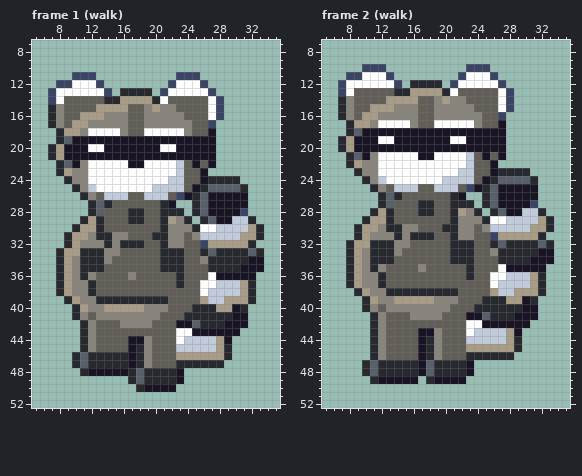
A pixel-art file gets an edit: art/animals/snatch-raccoon@94.aseprite. The picture above was drawn from the file before the commit.
36x53 pixels, 18 frames. Shown: frame 1 (walk): x 5..35, y 7..52; frame 2 (walk): x 5..35, y 7..52. The commit also changed other frames, which this record leaves out.
Now the later version:
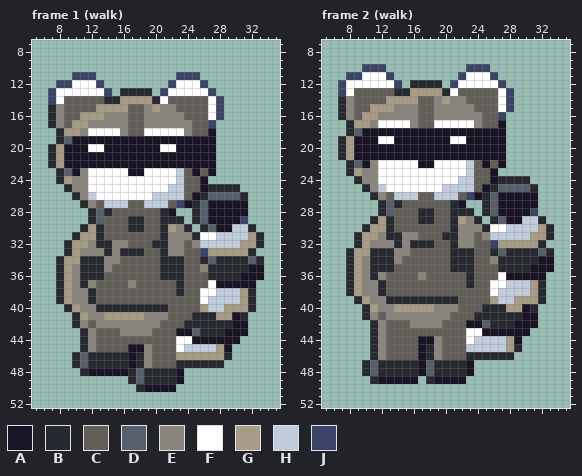
Palette (. is transparent): A #181425  B #26292f  C #625e58  D #57606a  E #8a857c  F #ffffff  G #a99c86  H #c0cbdc  J #3a4466
What changed:
--- frame 1 (walk)
@@ x 5..35 @@
 21 ..BGAAAAAAAAAAAAAAAAAAA........
-22 ...BDAEFFFFFAAFFFFHCACA........
-23 ...BGEEFFFFFFFFFFFHCCA.........
-24 ....BEEFFFFFFFFFFHHCCABBBB.....
-25 .....BEHFFFFFFFHHHHCABDDDDB....
-26 ......BECHHHCCHHHCJABDAAAAA....
-27 .......BDBCCCCCCBA..BDAAAAA....
-28 .......BDCCCBBCCBBB.BDAAAAJ....
-29 ......BGBCCCBBCCBGEB.BDAAHHB...
-30 .....BGGBCCCCCCCBEEEBFFHHHHGB..
-31 ....BGGEBBEECCCBBEECEHHHHHGGB..
-32 ....BGEEEBEBBBCCBEECCJGGGGGB...
-33 ...BGGBBBEECCCCCBBBCCBDBBBBDB..
-34 ...BGEBBBECCCCCCBBBCCEBBBBBAA..
-35 ...BGEBBBCCCCCCCBBBCCCBBBBAAA..
-36 ...BGEBECCCCECCCCCBCCCFAAAAA...
-37 ...BGEEBCCCCCCCCCCBCCFFHHHGB...
-38 ...BGEEBCCCCCCCCCCCCCFHHHHGB...
-39 ....BGEEBBBBBBBBBCCCCGHHGGGB...
-40 .....BGEEGGGGGEEECCCBBBGGAB....
-41 .....BECEEEEEEEECCCBBBBBBAA....
-42 ......BECCCEEEECCCAADBBBAAA....
-43 ......BECCCCCCCCCCFFAAAAAA.....
-44 ......BECCCCAAECCCFHHHHGA......
-45 ......BECCCCABECCCHHHHHGB......
+22 ..BGAAAAAAAAAAAAAAAAAAA........
+23 ...BDAEFFFFFAAFFFFHCACA........
+24 ...BGEEFFFFFFFFFFFHCCA.........
+25 ....BEEFFFFFFFFFFHHCCABBBB.....
+26 .....BEHFFFFFFFHHHHCABDDDDB....
+27 ......BECHHHCCHHHCJABDAAAAA....
+28 .......BDBCCCCCCBA..BDAAAAA....
+29 .......BDCCCBBCCBBB.BDAAAAJ....
+30 ......BGBCCCBBCCBGEB.BDAAHHB...
+31 .....BGGBCCCCCCCBEEEBFFHHHHGB..
+32 ....BGGEBBEECCCBBEECEHHHHHGGB..
+33 ....BGEEEBEBBBCCBEECCJGGGGGB...
+34 ...BGGBBBEECCCCCBBBCCBDBBBBDB..
+35 ...BGEBBBECCCCCCBBBCCEBBBBBAA..
+36 ...BGEBBBCCCCCCCBBBCCCBBBBAAA..
+37 ...BGEBECCCCECCCCCBCCCFAAAAA...
+38 ...BGEEBCCCCCCCCCCBCCFFHHHGB...
+39 ...BGEEBCCCCCCCCCCCCCFHHHHGB...
+40 ....BGEEBBBBBBBBBCCCCGHHGGGB...
+41 .....BGEEGGGGGEEECCCBBBGGAB....
+42 .....BECEEEEEEEECCCBBBBBBAA....
+43 ......BECCCEEEECCCAADBBBAAA....
+44 ......BECCCCCCCCCCFFAAAAAA.....
+45 ......BECCCCAAECCCFHHHHGA......
 46 .....BDBBBBBABECCCGGGGGGB......
--- frame 2 (walk)
@@ x 5..35 @@
 20 ..BGAAAAAAAAAAAAAAAAAAA........
-21 ...BDAEFFFFFAAFFFFHCACA........
-22 ...BGEEFFFFFFFFFFFHCCA.........
-23 ....BEEFFFFFFFFFFHHCCABBBB.....
-24 .....BEHFFFFFFFHHHHCABDDDDB....
-25 ......BECHHHCCHHHCJABDAAAAA....
-26 .......BDBCCCCCCBA..BDAAAAA....
-27 .......BDCCCBBCCBBB.BDAAAAJ....
-28 ......BGBCCCBBCCBGEB.BDAAHHB...
-29 .....BGGBCCCCCCCBEEEBFFHHHHGB..
-30 ....BGGEBBEECCCBBEECEHHHHHGGB..
-31 ....BGEEEBEBBBCCBEECCJGGGGGB...
-32 ...BGGBBBEECCCCCBBBCCBDBBBBDB..
-33 ...BGEBBBECCCCCCBBBCCEBBBBBAA..
-34 ...BGEBBBCCCCCCCBBBCCCBBBBAAA..
-35 ...BGEBECCCCECCCCCBCCCFAAAAA...
-36 ...BGEEBCCCCCCCCCCBCCFFHHHGB...
-37 ...BGEEBCCCCCCCCCCCCCFHHHHGB...
-38 ....BGEEBBBBBBBBBCCCCGHHGGGB...
-39 .....BGEEGGGGGEEECCCBBBGGAB....
-40 .....BECEEEEEEEECCCBBBBBBAA....
-41 ......BECCCEEEECCCAADBBBAAA....
-42 ......BECCCCCCCCCCFFAAAAAA.....
-43 ......BECCCCAAECCCFHHHHGA......
-44 ......BECCCCABECCCHHHHHGB......
-45 ......BECCCCABECCCGGGGGGB......
+21 ..BGAAAAAAAAAAAAAAAAAAA........
+22 ...BDAEFFFFFAAFFFFHCACA........
+23 ...BGEEFFFFFFFFFFFHCCA.........
+24 ....BEEFFFFFFFFFFHHCCABBBB.....
+25 .....BEHFFFFFFFHHHHCABDDDDB....
+26 ......BECHHHCCHHHCJABDAAAAA....
+27 .......BDBCCCCCCBA..BDAAAAA....
+28 .......BDCCCBBCCBBB.BDAAAAJ....
+29 ......BGBCCCBBCCBGEB.BDAAHHB...
+30 .....BGGBCCCCCCCBEEEBFFHHHHGB..
+31 ....BGGEBBEECCCBBEECEHHHHHGGB..
+32 ....BGEEEBEBBBCCBEECCJGGGGGB...
+33 ...BGGBBBEECCCCCBBBCCBDBBBBDB..
+34 ...BGEBBBECCCCCCBBBCCEBBBBBAA..
+35 ...BGEBBBCCCCCCCBBBCCCBBBBAAA..
+36 ...BGEBECCCCECCCCCBCCCFAAAAA...
+37 ...BGEEBCCCCCCCCCCBCCFFHHHGB...
+38 ...BGEEBCCCCCCCCCCCCCFHHHHGB...
+39 ....BGEEBBBBBBBBBCCCCGHHGGGB...
+40 .....BGEEGGGGGEEECCCBBBGGAB....
+41 .....BECEEEEEEEECCCBBBBBBAA....
+42 ......BECCCEEEECCCAADBBBAAA....
+43 ......BECCCCCCCCCCFFAAAAAA.....
+44 ......BECCCCAAECCCFHHHHGA......
+45 ......BECCCCABECCCHHHHHGB......
 46 ......BECCCCABECCCBBBBBB.......
Changed places in both pictures, as pixel boxes (x1, y1, x2, y2):
changed: (48, 160, 264, 352)
changed: (338, 152, 554, 352)
